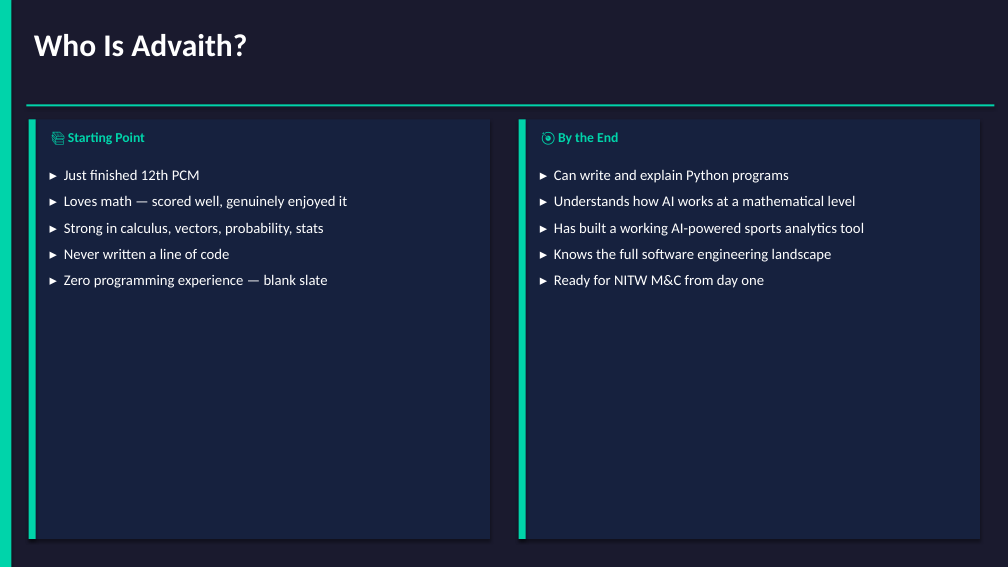
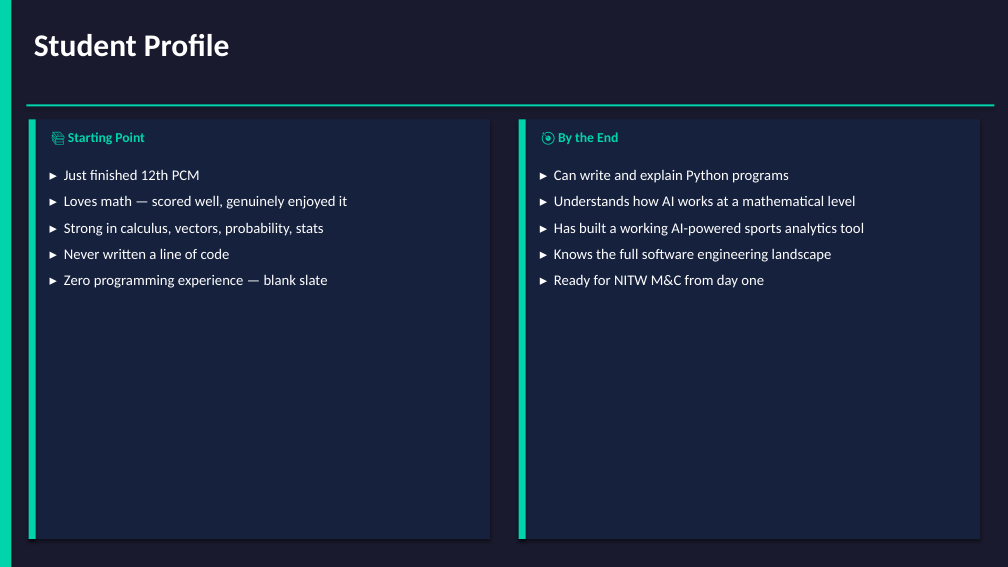
Before and after one commit to SreeGD/jumpstartm_c, a slide deck: slide 3 of curriculum_advaith.pptx. Drawn at 1008x567 pixels with LibreOffice and Linux fonts; fonts in the diff are those of the drawing. Boxes give left, top, right and bottom in pixels: in the first picture for what was removed or moved away, otherwise in the second. Text is boxed around its words. In the diff, an @@ line names an element or a change of style, - is before the commit and + after.

```diff
--- a/curriculum_advaith.pptx
+++ b/curriculum_advaith.pptx
@@ text at (34, 34, 229, 57): text changed @@
-Who Is Advaith?
+Student Profile
```
Also in this commit, not shown: 24 other slides changed, 35 other files.
